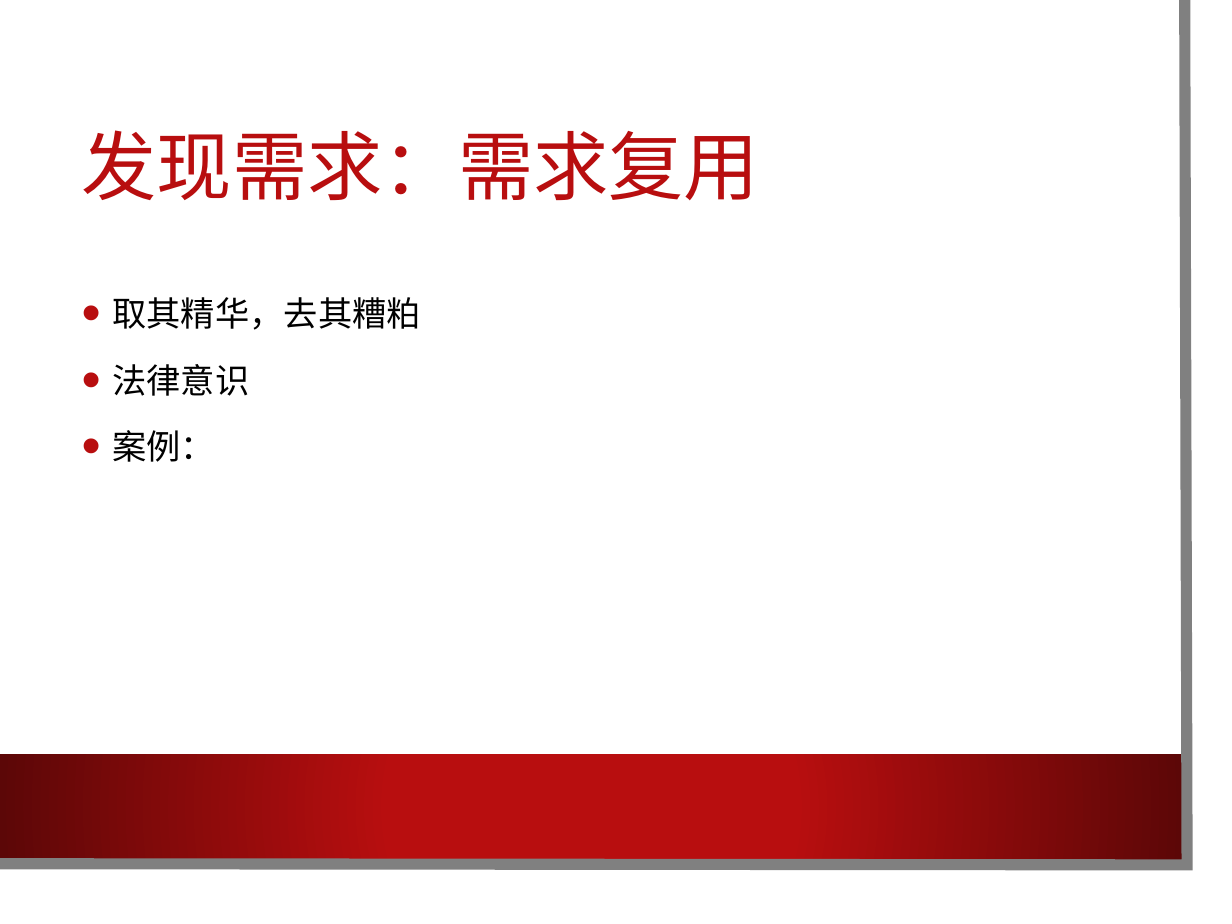
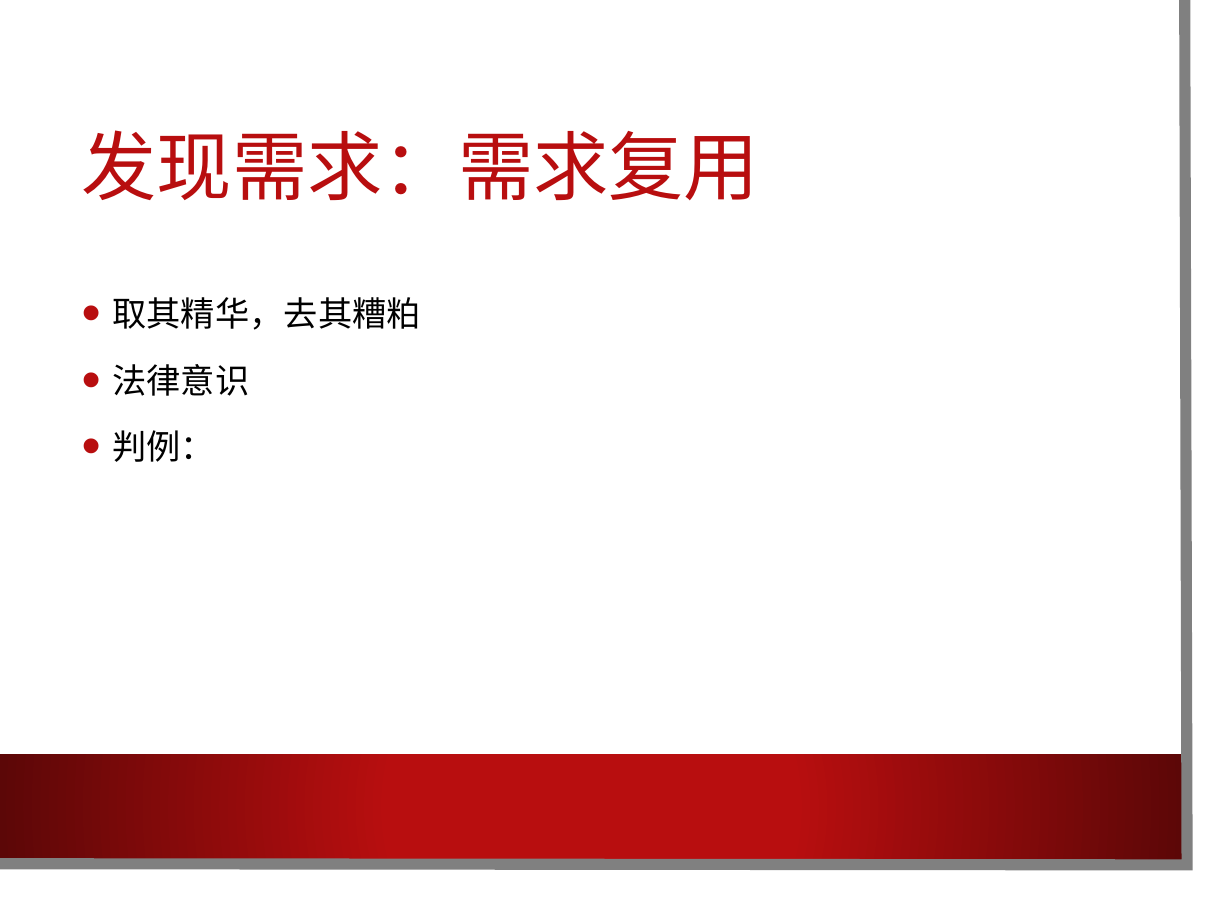
Before and after one commit to cylong1016/Requirements, a slide deck: slide 21 of 演讲ppt.pptx. Drawn at 1232x924 pixels with LibreOffice and Linux fonts; fonts in the diff are those of the drawing; background and template pictures are left out. Boxes give left, top, right and bottom in pixels: in the first picture for what was removed or moved away, otherwise in the second. Text is boxed around its words. In the diff, an @@ line names an element or a change of style, - is before the commit and + after.

```diff
--- a/演讲ppt.pptx
+++ b/演讲ppt.pptx
@@ text at <box>112,430,215,462</box>: text changed @@
-• 案例：
+• 判例：
```
Also in this commit, not shown: 2 other slides changed, 3 other files.
